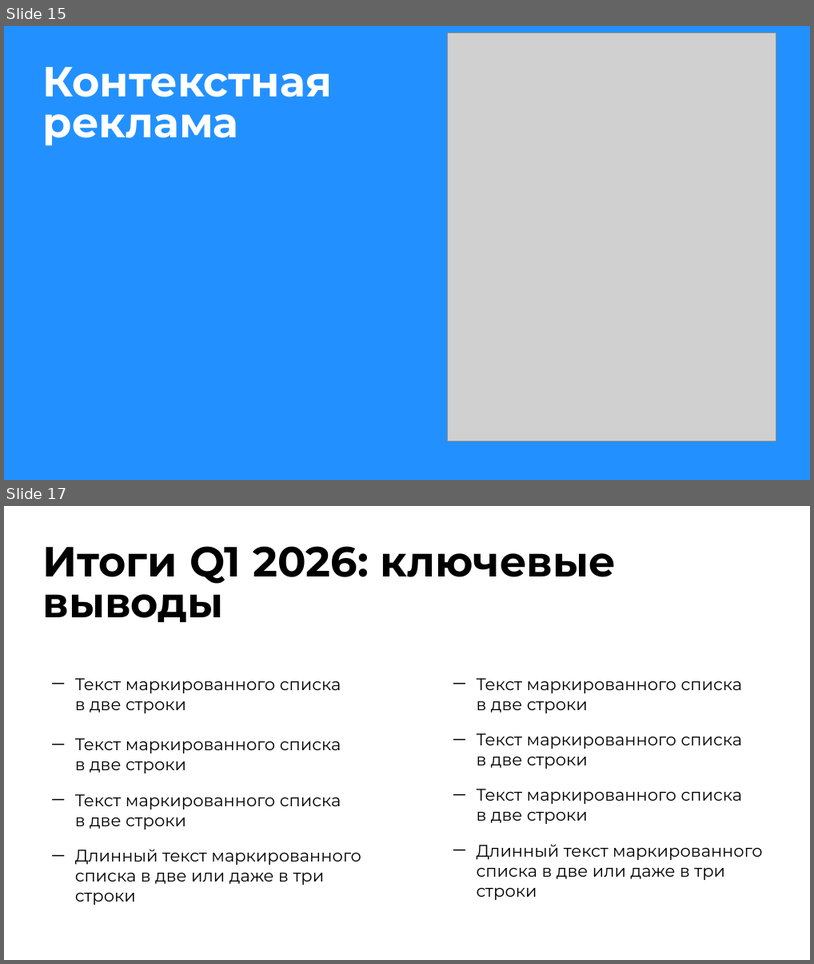
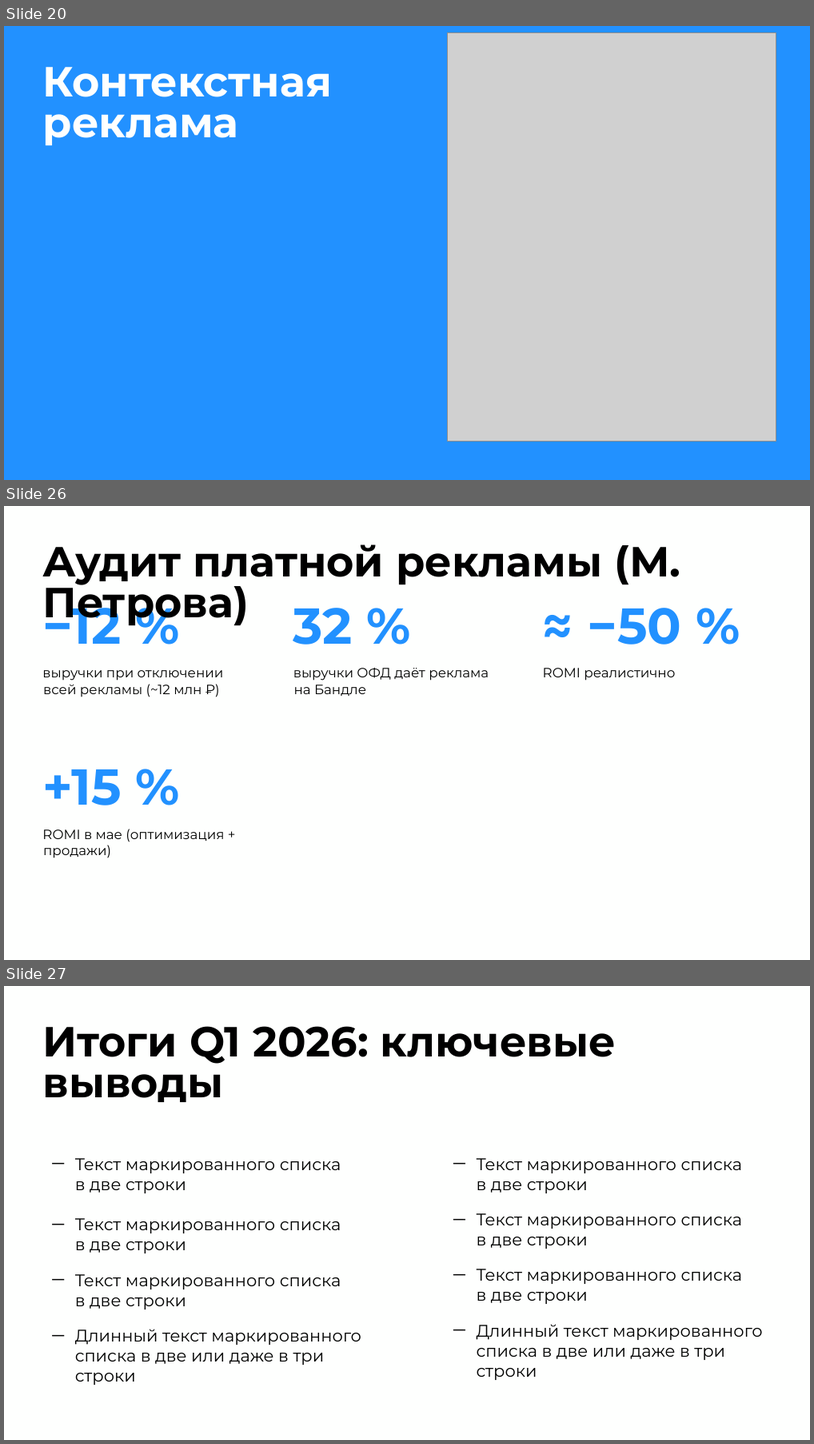
Before and after one commit to burbonivanovich-oss/google-presentation, a slide deck: Итоги Q1 2026 — Контур.pptx. Shown one above the other, each under a label of ours: slides 15 and 17 before the commit, slides 20, 26 and 27 after it; the slides between them are not shown. The pictures are 814x964 and 814x1444 pixels, drawn with LibreOffice and Linux fonts; fonts in the diff are those of the drawing; grey boxes stand for pictures. Boxes give left, top, right and bottom in pixels: in the first picture for what was removed or moved away, otherwise in the second. Text is boxed around its words. In the diff, an @@ line names an element or a change of style, - is before the commit and + after.

```diff
--- a/Итоги Q1 2026 — Контур.pptx
+++ b/Итоги Q1 2026 — Контур.pptx
@@ slide 26 added at (4, 506, 810, 960), background #FEFFFE @@
@@ title added at (43, 544, 681, 627), 50 pt, text #000000, bold @@
+Аудит платной рекламы (М. Петрова)
@@ text added at (42, 595, 121, 644), 60 pt, text #2291FF, bold @@
+−12 %
@@ text added at (294, 608, 353, 644), 60 pt, text #2291FF, bold @@
+32 %
@@ text added at (587, 608, 682, 644), 60 pt, text #2291FF, bold @@
+≈ −50 %
@@ text added at (42, 670, 224, 697), 16 pt, text #000000 @@
+выручки при отключении всей рекламы (~12 млн ₽)
@@ text added at (294, 668, 489, 696), 16 pt, text #000000 @@
+выручки ОФД даёт реклама на Бандле
@@ text added at (543, 668, 675, 680), 16 pt, text #000000 @@
+ROMI реалистично
@@ text added at (42, 769, 122, 805), 60 pt, text #2291FF, bold @@
++15 %
@@ text added at (42, 828, 224, 858), 16 pt, text #000000 @@
+ROMI в мае (оптимизация + продажи)
@@ what was slide 15 is now slide 20 @@
@@ what was slide 17 is now slide 27 @@
```
Also in this commit, not shown: 6 slides changed, 9 other slides added, 1 other file.
